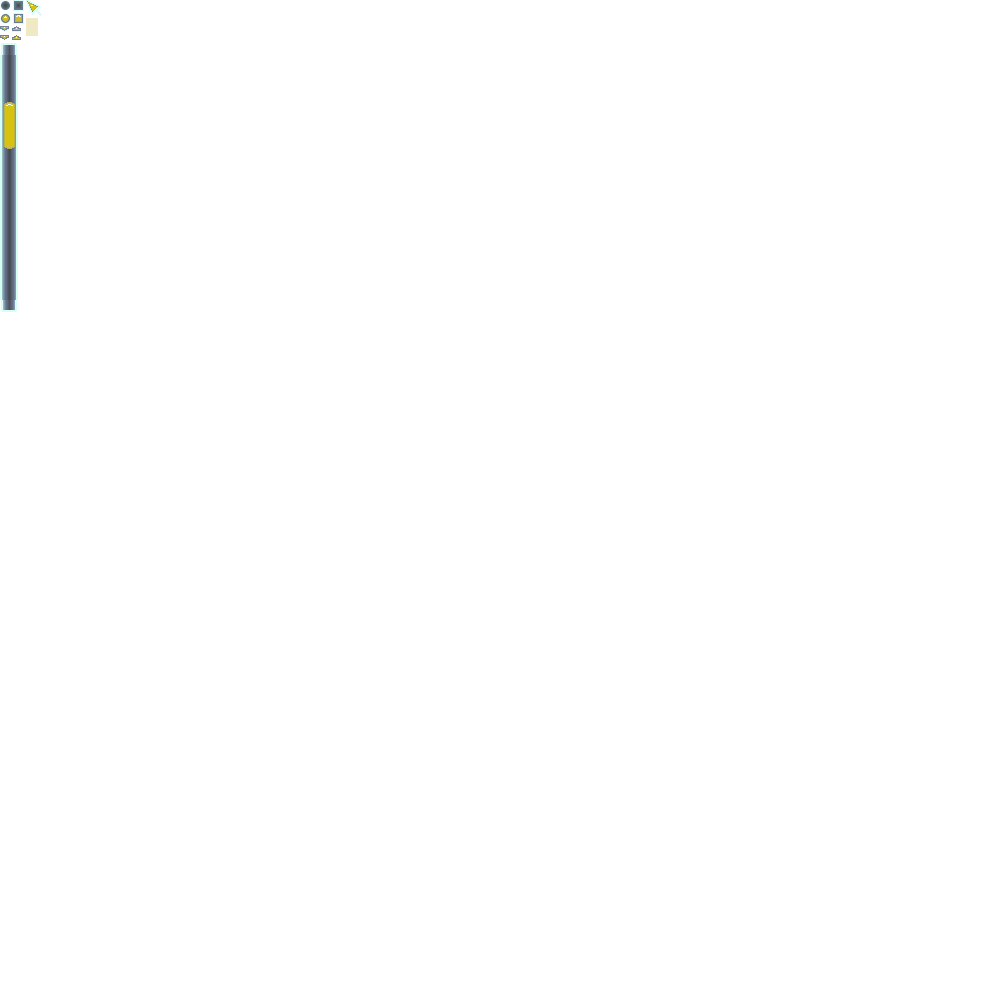
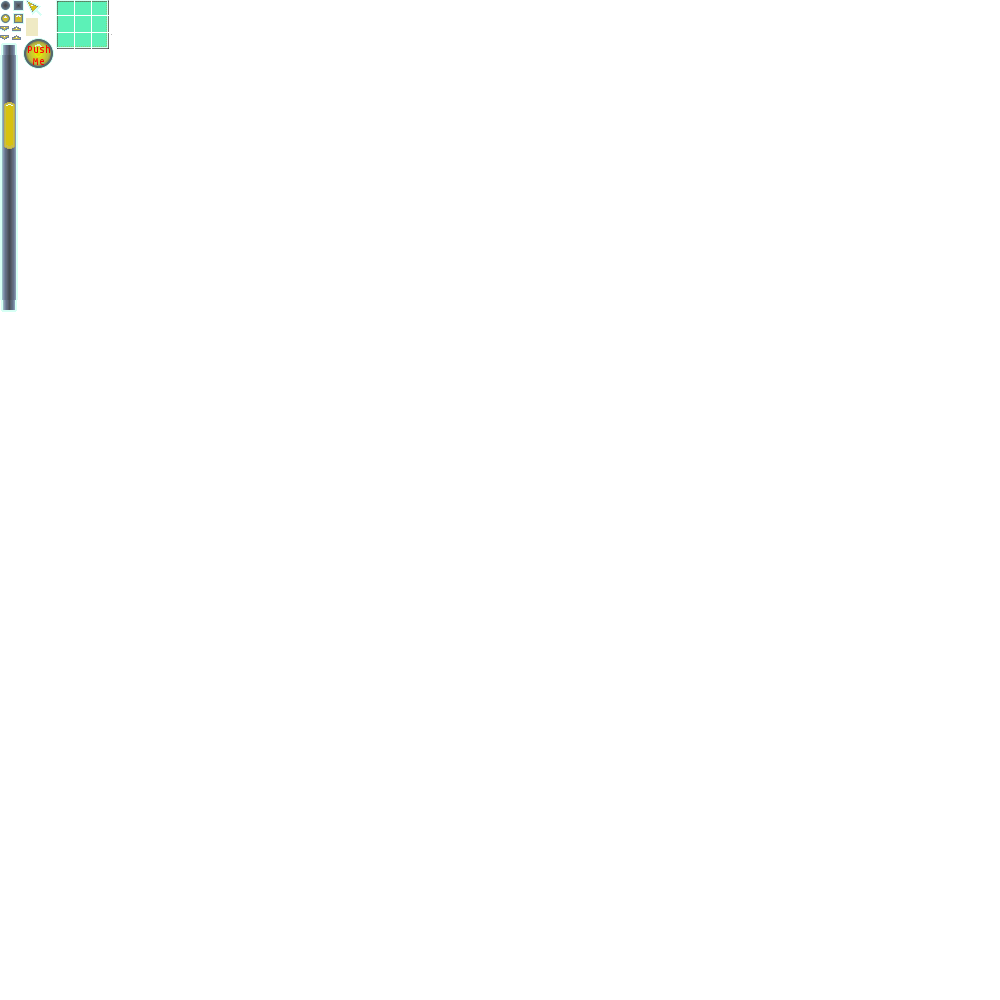
Layers edited between the first and the second 1000 × 1000 image:
added layer "Text-Layer" (grain merge) above "Top-Layer" over [28, 45, 50, 65]
painted on "Top-Layer" over [26, 0, 112, 66]
painted on "BG-Layer" over [24, 1, 107, 68]
painted on "Frame-Layer" over [23, 0, 108, 69]
